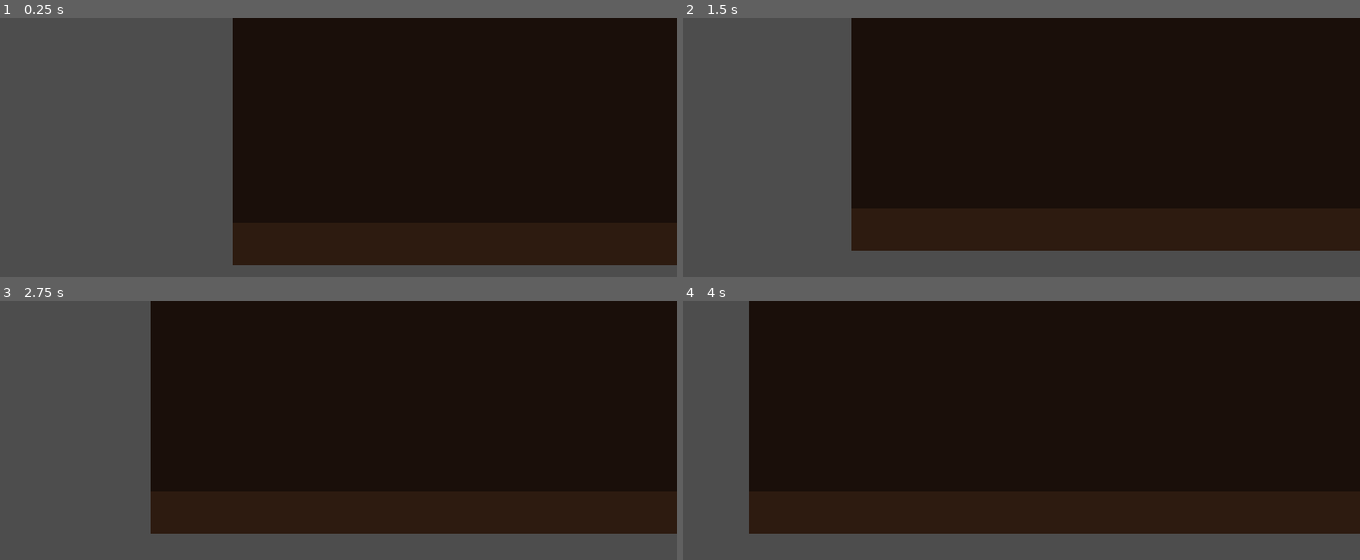
Above: before the commit, frames 1-4 (two rows, left to right).
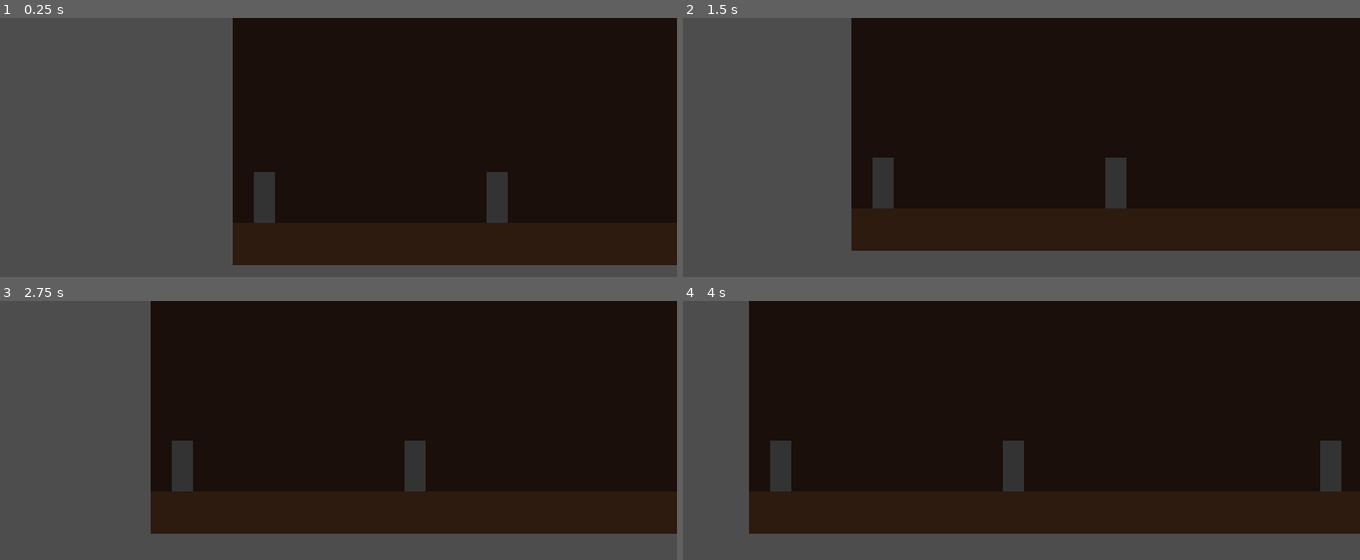
Above: after the commit, the same moments.

Repository: PNVDEVOPS/balagan_game
Game: Godot game, scene res://scenes/rooms/room_main_hall.tscn
The game is run twice, just before and just after one commit, with the same random seed, the same clock (stepped at 60 frames per second) and the same inputs.
Inputs:
- Up to frame 1 (0.25 s): no input
- Up to frame 2 (1.5 s): hold E (interact) 0.53-1.28 s; hold D (move_right) from 0.53 s (still down); tap Space (advance_dialogue) at 1.35 s
- Up to frame 3 (2.75 s): tap E (interact) at 1.55, 2.3 s; release D (move_right) at 2.03 s; hold A (move_left) from 2.03 s (still down); hold Q (hide) from 2.03 s (still down)
- Up to frame 4 (4 s): release A (move_left) at 2.78 s; release Q (hide) at 2.78 s; hold D (move_right) from 2.78 s (still down); tap E (interact) at 2.85, 3.8 s; hold Shift (run) from 3.53 s (still down)

The runs differ from the first frame. In frame 1, 1.2% of the frame differs, in the area x 37-75%, y 59-80%; in frame 2, 1.2%; in frame 3, 1.2%; in frame 4, 1.8%, in the area x 12-98%, y 53-74%.

Commit message:
feat: interaction system with door transitions between rooms

Diff:
--- /dev/null
+++ b/scenes/objects/door.tscn
@@ -0,0 +1,22 @@
+[gd_scene load_steps=3 format=3 uid="uid://door001"]
+
+[ext_resource type="Script" path="res://scripts/objects/door.gd" id="1"]
+
+[sub_resource type="RectangleShape2D" id="RectangleShape2D_door"]
+size = Vector2(20, 48)
+
+[node name="Door" type="Area2D"]
+collision_layer = 2
+collision_mask = 1
+script = ExtResource("1")
+
+[node name="CollisionShape2D" type="CollisionShape2D" parent="."]
+position = Vector2(0, -24)
+shape = SubResource("RectangleShape2D_door")
+
+[node name="Visual" type="ColorRect" parent="."]
+offset_left = -10.0
+offset_top = -48.0
+offset_right = 10.0
+offset_bottom = 0.0
+color = Color(0.2, 0.2, 0.2, 1)
--- a/scenes/rooms/room_main_hall.tscn
+++ b/scenes/rooms/room_main_hall.tscn
@@ -1,6 +1,7 @@
-[gd_scene load_steps=3 format=3 uid="uid://room_main_hall"]
+[gd_scene load_steps=4 format=3 uid="uid://room_main_hall"]
 
 [ext_resource type="PackedScene" uid="uid://player001" path="res://scenes/player/player.tscn" id="1"]
+[ext_resource type="PackedScene" uid="uid://door001" path="res://scenes/objects/door.tscn" id="2"]
 
 [sub_resource type="WorldBoundaryShape2D" id="WorldBoundaryShape2D_floor"]
 
@@ -28,3 +29,15 @@
 
 [node name="SpawnPoint" type="Marker2D" parent="."]
 position = Vector2(100, 300)
+
+[node name="DoorEntrance" parent="." instance=ExtResource("2")]
+position = Vector2(30, 320)
+door_id = "door_entrance"
+
+[node name="DoorLeft" parent="." instance=ExtResource("2")]
+position = Vector2(250, 320)
+door_id = "door_left"
+
+[node name="DoorRight" parent="." instance=ExtResource("2")]
+position = Vector2(550, 320)
+door_id = "door_right"
--- /dev/null
+++ b/scripts/objects/door.gd
@@ -0,0 +1,22 @@
+extends Interactable
+
+@export var door_id: String = ""
+@export var locked: bool = false
+@export var lock_message: String = "Дверь заперта..."
+
+func _ready() -> void:
+	super._ready()
+	interaction_type = Type.DOOR
+
+func interact(player: CharacterBody2D) -> void:
+	if locked:
+		if not required_item.is_empty() and Inventory.has_item(required_item):
+			locked = false
+			Inventory.remove_item(required_item)
+			DialogueManager.show_text("", "Дверь открылась.")
+			await DialogueManager.dialogue_finished
+			GameManager.change_room(door_id)
+		else:
+			DialogueManager.show_text("", lock_message)
+	else:
+		GameManager.change_room(door_id)
--- /dev/null
+++ b/scripts/objects/interactable.gd
@@ -0,0 +1,19 @@
+class_name Interactable
+extends Area2D
+
+enum Type { DOOR, PICKABLE, EXAMINABLE, USABLE, TRIGGER, HIDEABLE }
+
+@export var interaction_type: Type = Type.EXAMINABLE
+@export var interaction_text: String = ""
+@export var required_item: String = ""
+
+func get_interaction_type() -> Type:
+	return interaction_type
+
+func interact(player: CharacterBody2D) -> void:
+	pass
+
+func _ready() -> void:
+	collision_layer = 0
+	collision_mask = 0
+	set_collision_layer_value(2, true)
